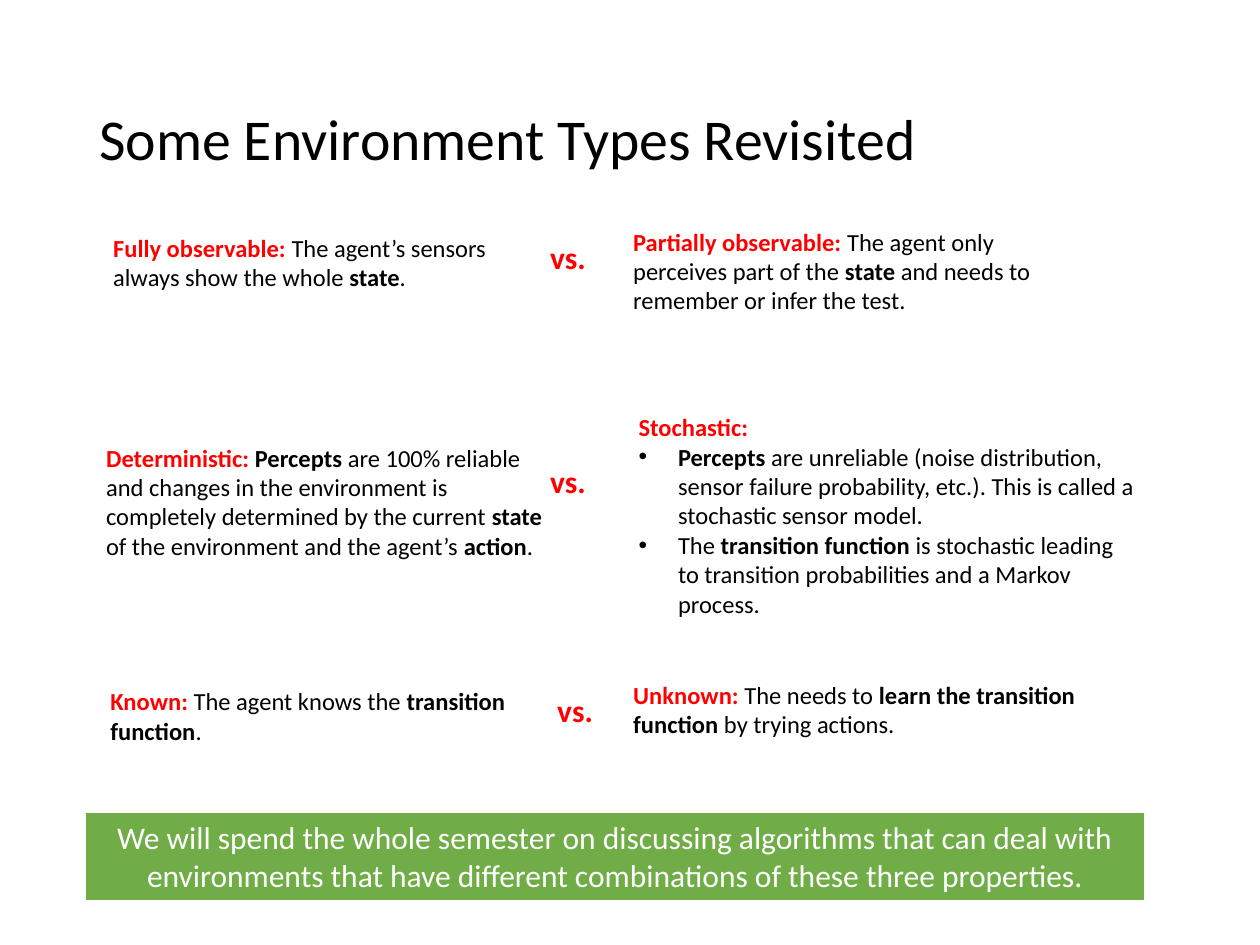
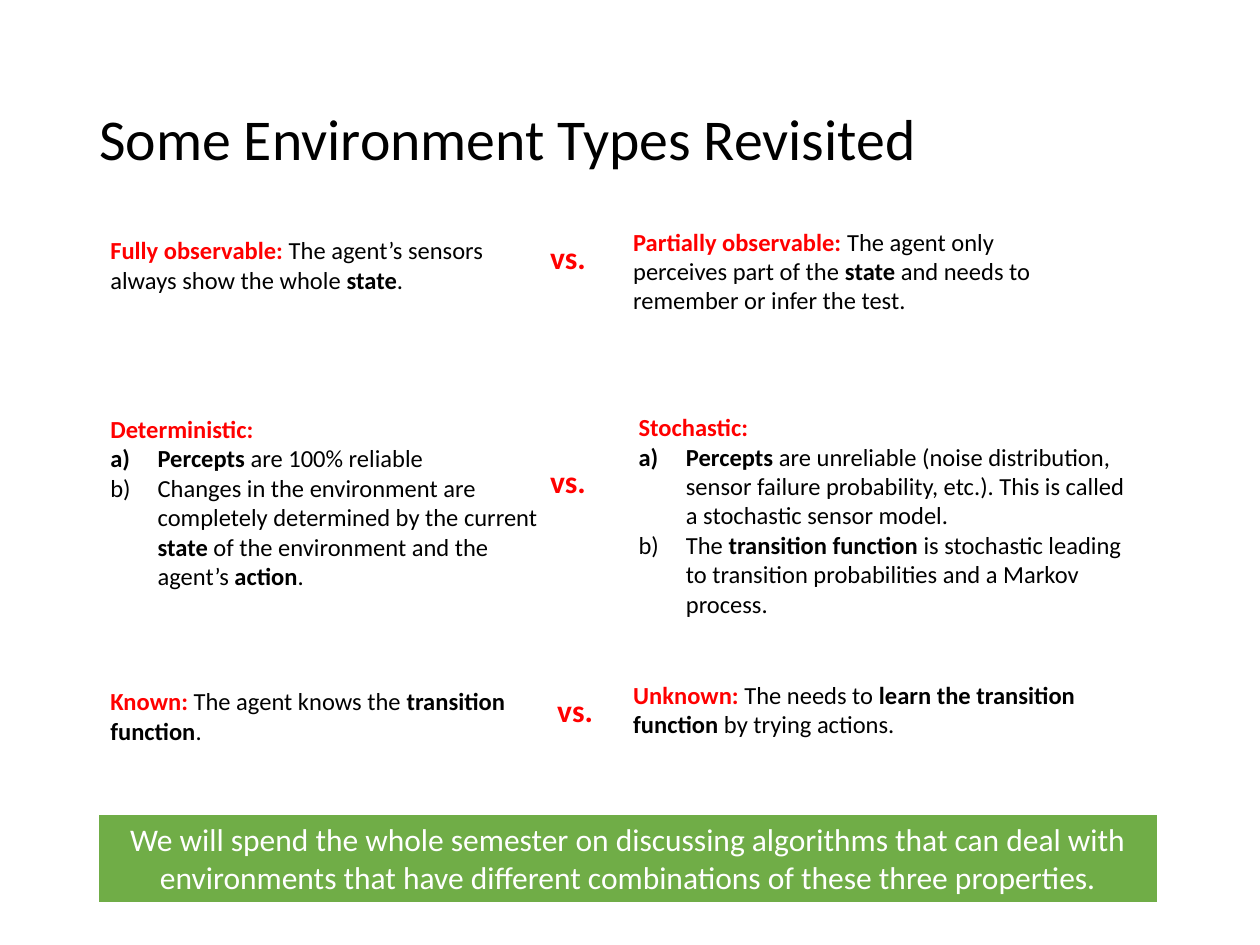
Before and after one commit to mhahsler/CS7320-AI, a slide deck: slide 40 of slides/02_agents.pptx (slide 41 before the commit). Drawn at 1260x945 pixels with LibreOffice and Linux fonts; fonts in the diff are those of the drawing. Boxes give left, top, right and bottom in pixels: in the first picture for what was removed or moved away, otherwise in the second. Text is boxed around its words. In the diff, an @@ line names an element or a change of style, - is before the commit and + after.

```diff
--- a/slides/02_agents.pptx
+++ b/slides/02_agents.pptx
@@ text at [110,420,537,590]: text changed @@
-Deterministic: Percepts are 100% reliable and changes in the environment is completely determined by the current state of the environment and the agent’s action.
+Deterministic:
+a) Percepts are 100% reliable
+b) Changes in the environment are completely determined by the current state of the environment and the agent’s action.
@@ text at [686,448,1124,617]: bullet • to a) @@
@@ rectangle "We will spend the whole ...": place and size @@
-rectangle "We will spend the whole ..." at [84,811,1145,901]
+rectangle "We will spend the whole ..." at [98,814,1159,903]
```
Also in this commit, not shown: 3 other slides changed, 1 slide removed, 3 other files.
